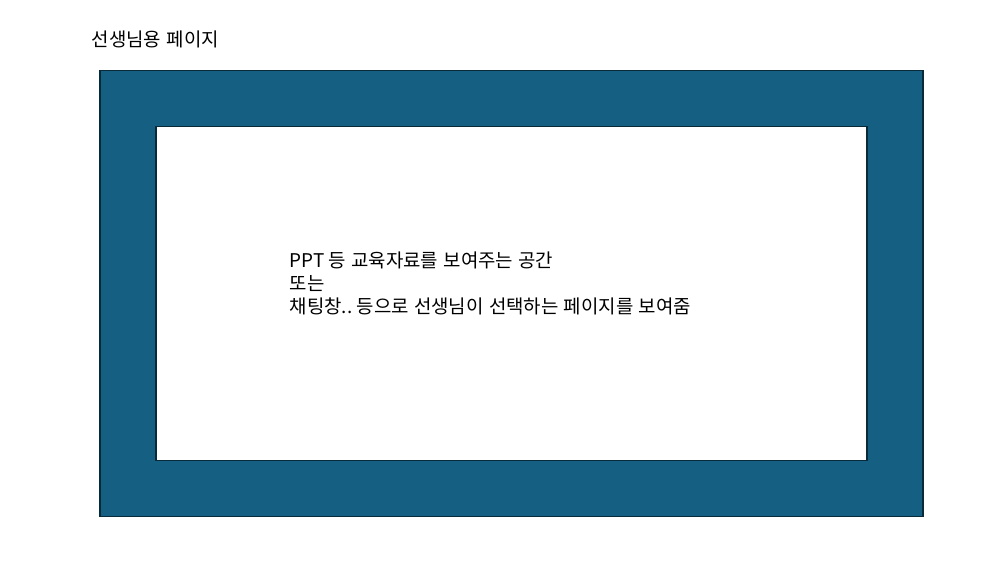
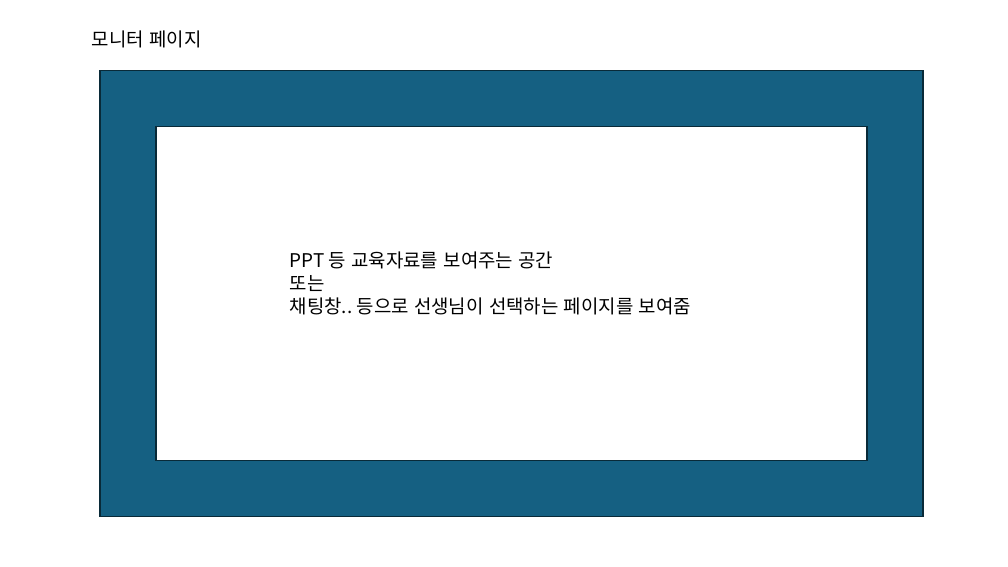
Before and after one commit to drglon/sangok-class, a slide deck: slide 2 of 페이지구성.pptx. Drawn at 1008x567 pixels with LibreOffice and Linux fonts; fonts in the diff are those of the drawing. Boxes give left, top, right and bottom in pixels: in the first picture for what was removed or moved away, otherwise in the second. Text is boxed around its words. In the diff, an @@ line names an element or a change of style, - is before the commit and + after.

```diff
--- a/페이지구성.pptx
+++ b/페이지구성.pptx
@@ text at (x1=92, y1=30, x2=201, y2=48): text changed @@
-선생님용 페이지
+모니터 페이지
```
Also in this commit, not shown: 1 other slide changed, 12 other files.
